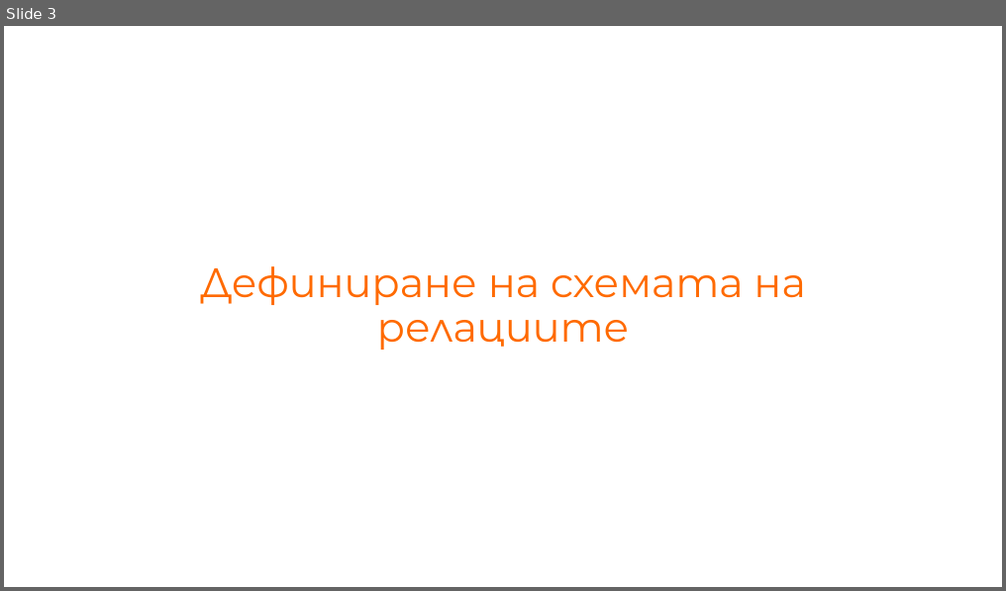
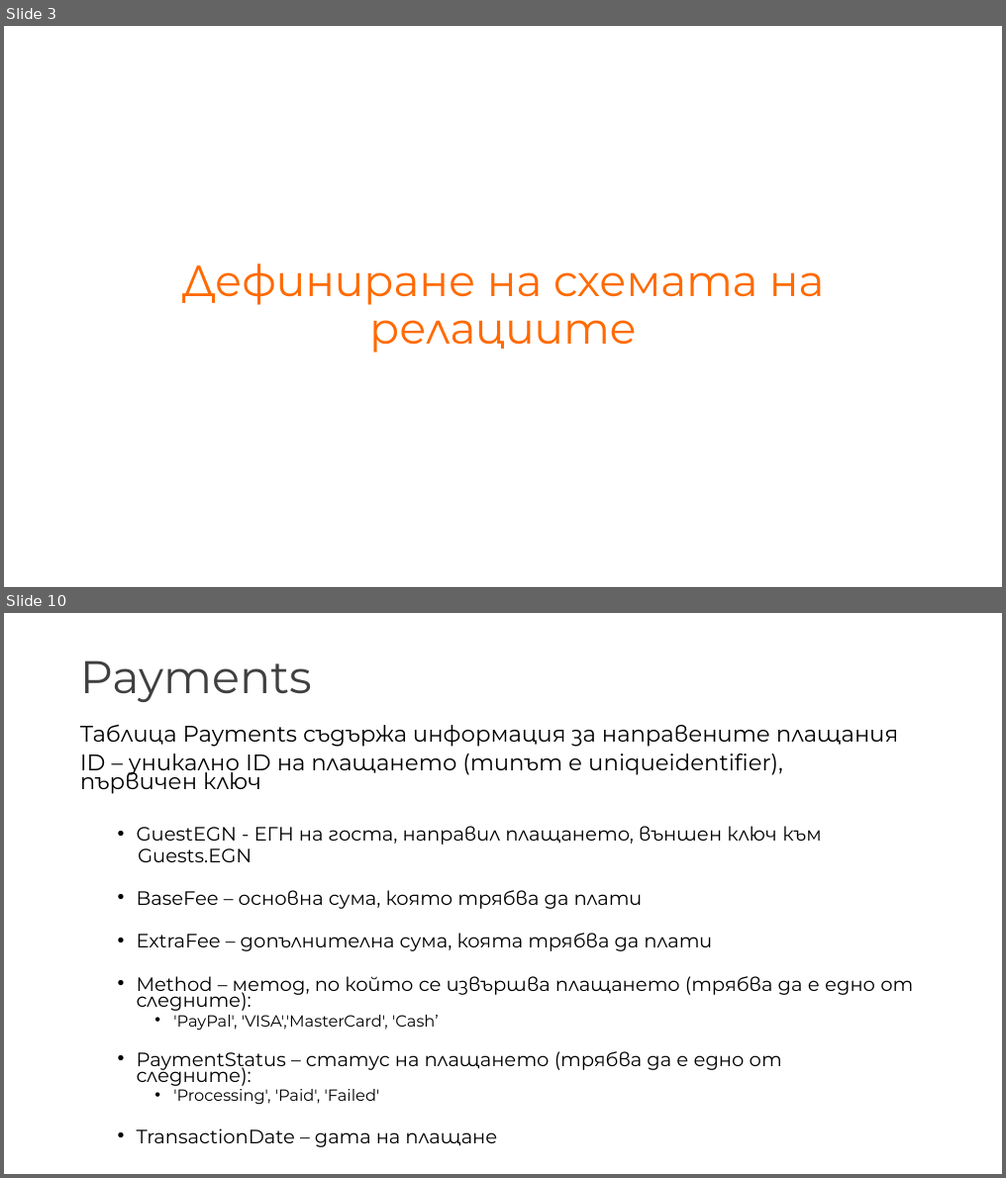
Before and after one commit to NikolaTotev/SQL-Course-Project, a slide deck: Project Presentation.pptx. Shown one above the other, each under a label of ours: slide 3 before the commit, slides 3 and 10 after it; the slides between them are not shown. The pictures are 1006x591 and 1006x1178 pixels, drawn with LibreOffice and Linux fonts; fonts in the diff are those of the drawing. Boxes give left, top, right and bottom in pixels: in the first picture for what was removed or moved away, otherwise in the second. Text is boxed around its words. In the diff, an @@ line names an element or a change of style, - is before the commit and + after.

```diff
--- a/Project Presentation.pptx
+++ b/Project Presentation.pptx
@@ slide 10 added at (4, 613, 1002, 1174), background #FFFFFF @@
@@ title added at (80, 661, 312, 702), 44 pt, text #404040 @@
+Payments
@@ text added at (80, 724, 913, 1148), 18.6 pt, text #000000 @@
+Таблица Payments съдържа информация за направените плащания
+ID – уникално ID на плащането (типът е uniqueidentifier), първичен ключ
+  • GuestEGN - ЕГН на госта, направил плащането, външен ключ към
+  Guests.EGN
+  • BaseFee – основна сума, която трябва да плати
+  • ExtraFee – допълнителна сума, коята трябва да плати
+  • Method – метод, по който се извършва плащането (трябва да е едно от следните):
+    • 'PayPal', 'VISA','MasterCard', 'Cash’
+  • PaymentStatus – статус на плащането (трябва да е едно от следните):
+    • 'Processing', 'Paid', 'Failed'
+  • TransactionDate – дата на плащане
@@ slide 3 changed as well @@
@@ title "Дефиниране на схемата на релациите" at (182, 264, 824, 353): size 39.6 to 42 pt @@
```
Also in this commit, not shown: 4 other slides changed, 7 other slides added, 2 slides removed, 11 other files.
